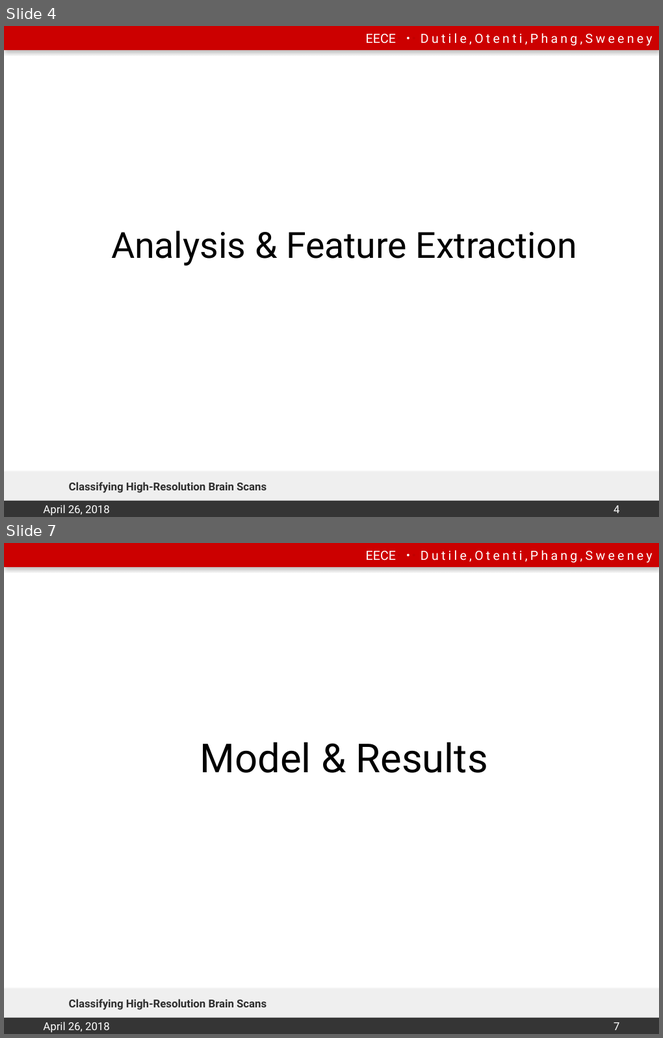
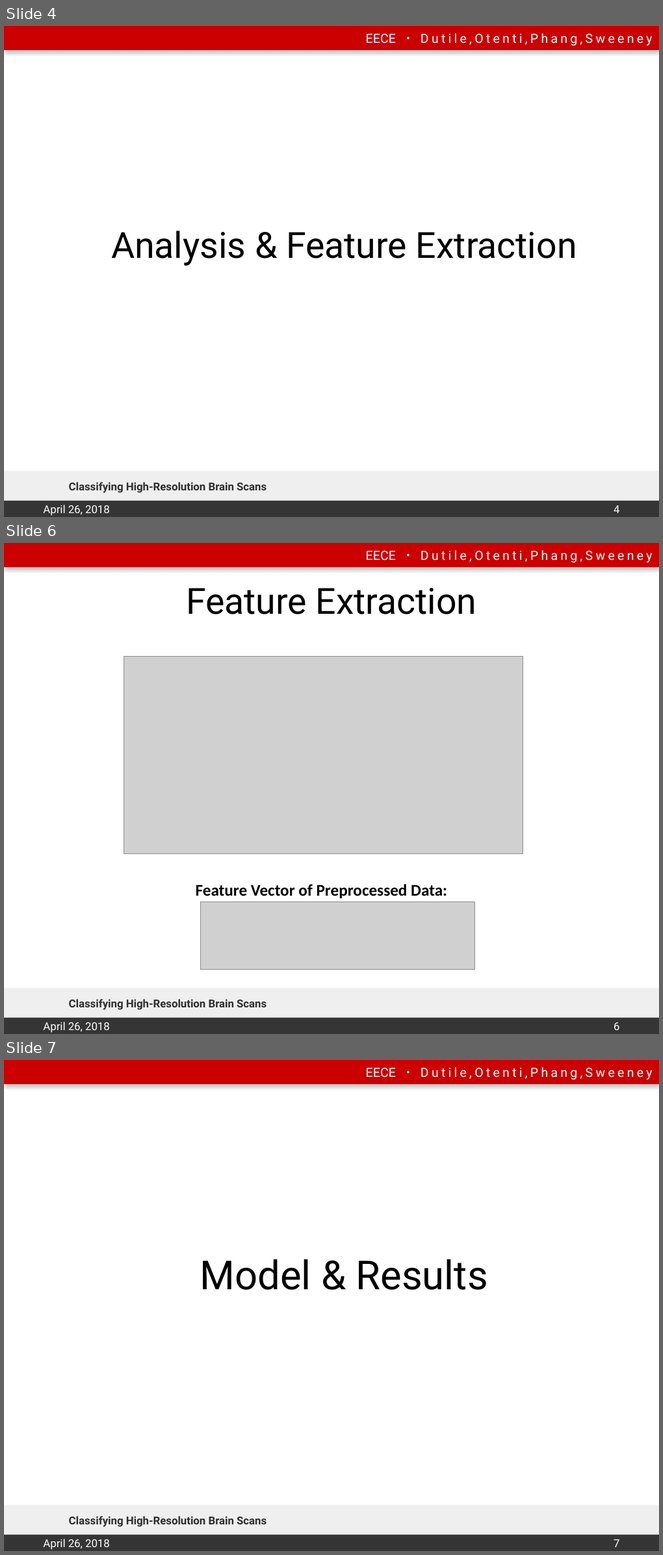
Before and after one commit to emily-jean/ml-brains, a slide deck: presentation/DutileOtentiPhangSweeney.pptx. Shown one above the other, each under a label of ours: slides 4 and 7 before the commit, slides 4, 6 and 7 after it; the slides between them are not shown. The pictures are 663x1038 and 663x1555 pixels, drawn with LibreOffice and Linux fonts; fonts in the diff are those of the drawing; grey boxes stand for pictures; background and template pictures are left out. Boxes give left, top, right and bottom in pixels: in the first picture for what was removed or moved away, otherwise in the second. Text is boxed around its words. In the diff, an @@ line names an element or a change of style, - is before the commit and + after.

```diff
--- a/presentation/DutileOtentiPhangSweeney.pptx
+++ b/presentation/DutileOtentiPhangSweeney.pptx
@@ slide 6 added at [4,543,659,1034], background #FFFFFF; not listed: 4 template elements that a slide beside it also shows @@
@@ title added at [186,588,477,615], 39.6 pt, text #000000 @@
+Feature Extraction
@@ picture added at [124,657,523,854] @@
@@ text added at [196,884,447,899], 18 pt, text #000000, bold @@
+Feature Vector of Preprocessed Data:
@@ picture added at [201,902,475,969] @@
@@ text added at [69,999,267,1010], 12 pt, text #2D2D2D, bold @@
+Classifying High-Resolution Brain Scans
@@ text added at [43,1022,110,1033], 12 pt, text #FFFFFF @@
+April 26, 2018
@@ page number added at [614,1023,620,1031], 12 pt, text #FFFFFF @@
+6
```
Also in this commit, not shown: 7 slides changed, 1 other slide added, 2 other files.
